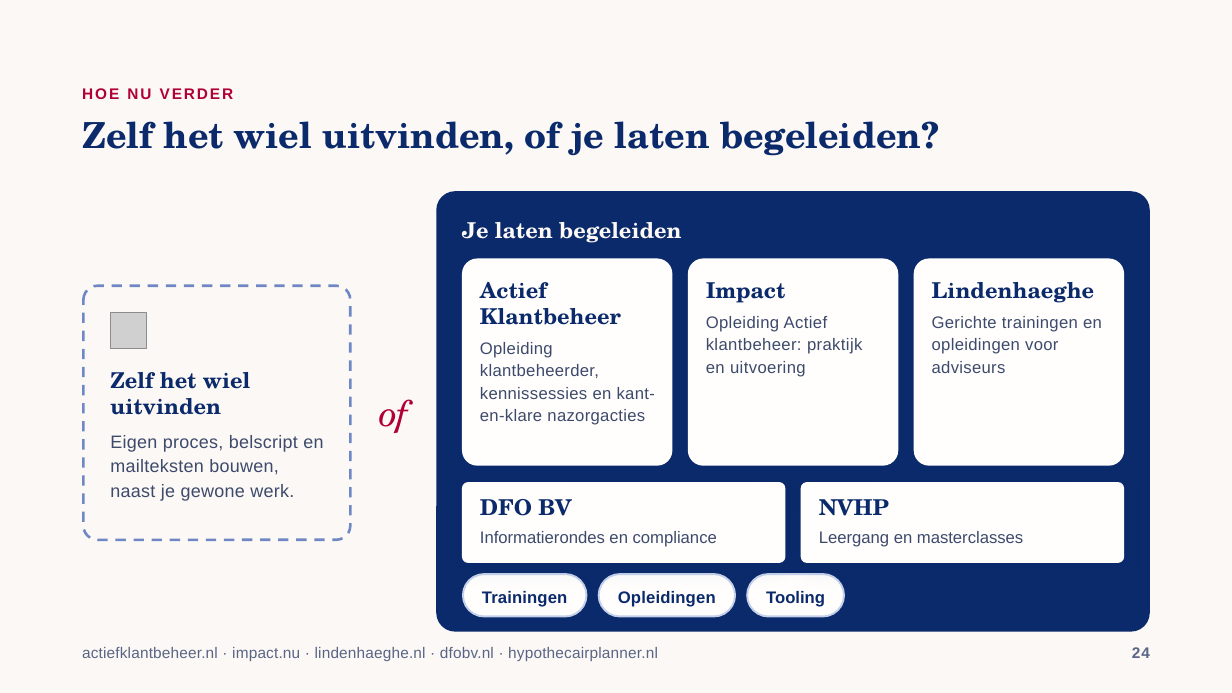
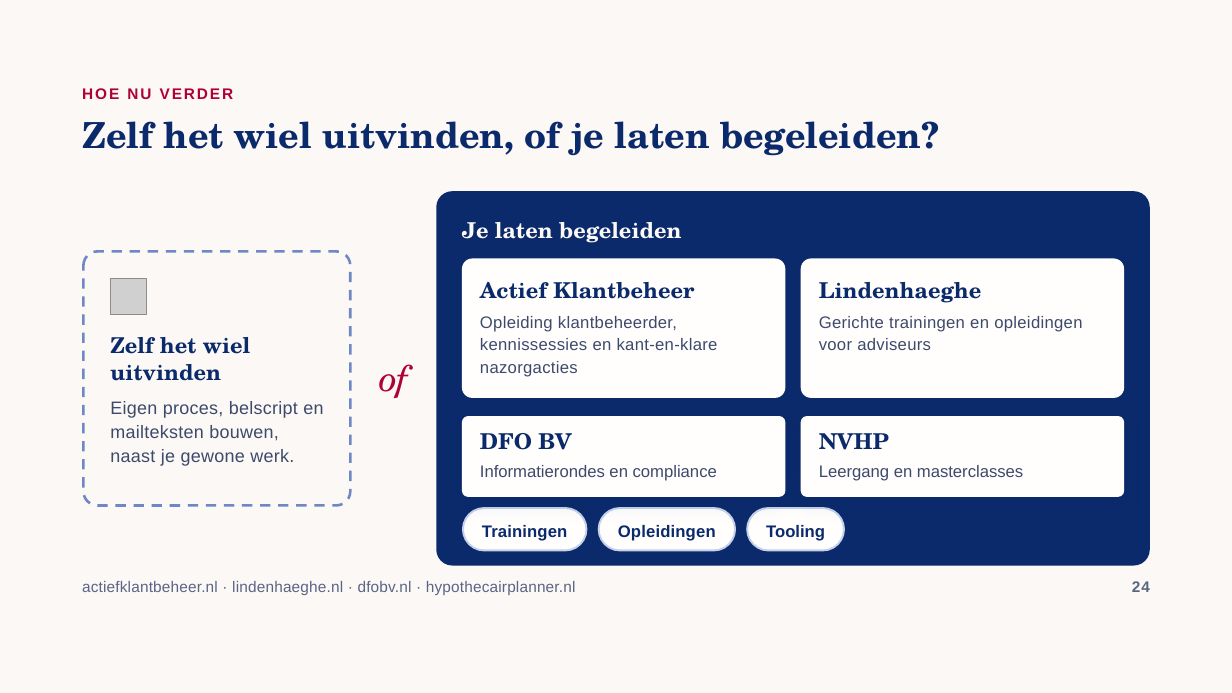
Before and after one commit to jeroen-o/ecb-beleid-banken, a slide deck: slide 24 of presentatie-dennes-roes.pptx. Drawn at 1232x693 pixels with LibreOffice and Linux fonts; fonts in the diff are those of the drawing; grey boxes stand for pictures. Boxes give left, top, right and bottom in pixels: in the first picture for what was removed or moved away, otherwise in the second. Text is boxed around its words. In the diff, an @@ line names an element or a change of style, - is before the commit and + after.

```diff
--- a/presentatie-dennes-roes.pptx
+++ b/presentatie-dennes-roes.pptx
@@ rounded rectangle resized from (x1=436, y1=191, x2=1150, y2=632) to (x1=436, y1=191, x2=1150, y2=566) @@
@@ 3 texts, 1 picture, 1 rounded rectangle moved together from (x1=83, y1=286, x2=409, y2=540) to (x1=83, y1=251, x2=409, y2=506) @@
@@ rounded rectangle resized from (x1=462, y1=259, x2=673, y2=466) to (x1=462, y1=259, x2=786, y2=398) @@
@@ rounded rectangle removed at (x1=688, y1=259, x2=898, y2=466) @@
@@ rounded rectangle resized from (x1=914, y1=259, x2=1125, y2=466) to (x1=801, y1=259, x2=1125, y2=398) @@
@@ text "Actief Klantbeheer" rewrapped from (x1=480, y1=282, x2=621, y2=325) to (x1=480, y1=282, x2=694, y2=299) @@
@@ text removed at (x1=706, y1=282, x2=786, y2=303) @@
-Impact
@@ text "Lindenhaeghe" moved from (x1=932, y1=282, x2=1095, y2=303) to (x1=819, y1=282, x2=982, y2=303) @@
@@ text "Opleiding klantbeheerder, kennissessies en kant-en-klare ..." rewrapped from (x1=480, y1=342, x2=655, y2=425) to (x1=480, y1=316, x2=718, y2=377) @@
@@ text removed at (x1=706, y1=316, x2=862, y2=377) @@
-Opleiding Actief klantbeheer: praktijk en uitvoering
@@ text "Gerichte trainingen en opleidingen voor ..." rewrapped from (x1=932, y1=316, x2=1102, y2=373) to (x1=819, y1=316, x2=1082, y2=350) @@
@@ 5 rounded rectangles, 5 texts moved together from (x1=462, y1=482, x2=1150, y2=658) to (x1=462, y1=416, x2=1150, y2=592) @@
@@ text at (x1=82, y1=581, x2=576, y2=595): text changed @@
-actiefklantbeheer.nl · impact.nu · lindenhaeghe.nl · dfobv.nl · hypothecairplanner.nl
+actiefklantbeheer.nl · lindenhaeghe.nl · dfobv.nl · hypothecairplanner.nl
```
Also in this commit, not shown: 6 other files.
